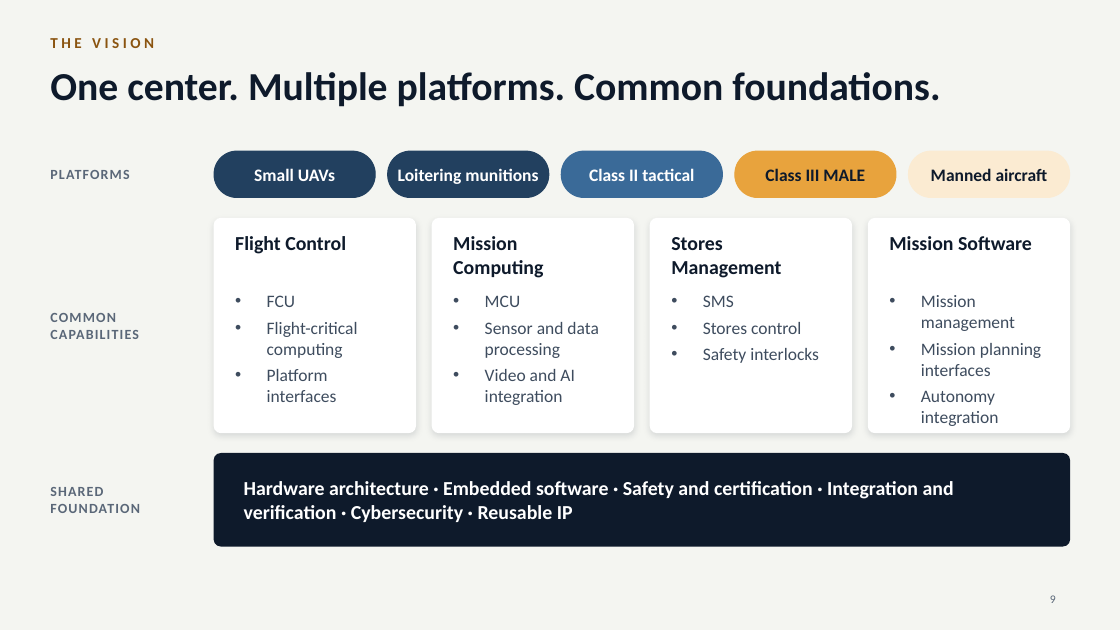
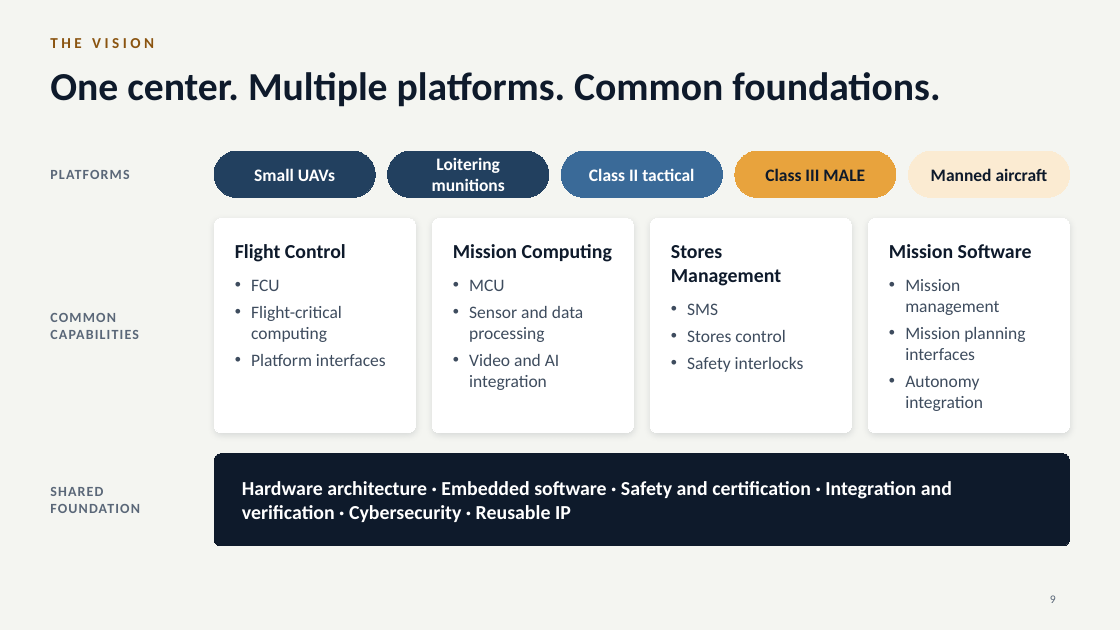
Before and after one commit to mmasabi/AIRepo, a slide deck: slide 9 of Avionics_CoE_Presentation.pptx. Drawn at 1120x630 pixels with LibreOffice and Linux fonts; fonts in the diff are those of the drawing. Boxes give left, top, right and bottom in pixels: in the first picture for what was removed or moved away, otherwise in the second. Text is boxed around its words. In the diff, an @@ line names an element or a change of style, - is before the commit and + after.

```diff
--- a/Avionics_CoE_Presentation.pptx
+++ b/Avionics_CoE_Presentation.pptx
@@ rounded rectangle "Loitering munitions": place and size @@
-rounded rectangle "Loitering munitions" at (398, 168, 538, 184)
+rounded rectangle "Loitering munitions" at (388, 151, 549, 197)
@@ rounded rectangle "Loitering munitions" at (388, 151, 549, 197): fill none to #22405F; outline none to #22405F 0.75 pt @@
@@ rounded rectangle removed at (388, 151, 549, 197) @@
@@ rounded rectangle "Flight Control": place and size @@
-rounded rectangle "Flight Control" at (267, 295, 358, 402)
+rounded rectangle "Flight Control" at (214, 218, 416, 433)
@@ rounded rectangle removed at (214, 218, 416, 433) @@
@@ text removed at (235, 236, 346, 254) @@
-Flight Control
@@ rounded rectangle "Mission Computing": place and size @@
-rounded rectangle "Mission Computing" at (485, 295, 598, 405)
+rounded rectangle "Mission Computing" at (433, 218, 634, 433)
@@ rounded rectangle removed at (433, 218, 634, 433) @@
@@ text removed at (453, 236, 543, 278) @@
-Mission Computing
@@ fill none to #FFFFFF; outline none to #FFFFFF 0.75 pt; shadow on in 4 elements at (433, 218, 634, 433), (869, 218, 1070, 433), (214, 218, 416, 433), (650, 218, 852, 433) @@
@@ rounded rectangle "Stores Management": place and size @@
-rounded rectangle "Stores Management" at (703, 295, 819, 363)
+rounded rectangle "Stores Management" at (650, 218, 852, 433)
@@ rounded rectangle removed at (650, 218, 852, 433) @@
@@ text removed at (671, 237, 781, 278) @@
-Stores Management
@@ rounded rectangle "Mission Software": place and size @@
-rounded rectangle "Mission Software" at (921, 295, 1041, 426)
+rounded rectangle "Mission Software" at (869, 218, 1070, 433)
@@ rounded rectangle removed at (869, 218, 1070, 433) @@
@@ text removed at (889, 236, 1032, 250) @@
-Mission Software
@@ text in rounded rectangle at (235, 244, 346, 262): paragraph added @@
+Flight Control
@@ text in rounded rectangle at (453, 244, 612, 262): paragraph added @@
+Mission Computing
@@ text in rounded rectangle at (671, 245, 781, 286): paragraph added @@
+Stores Management
@@ text in rounded rectangle at (889, 244, 1032, 258): paragraph added @@
+Mission Software
@@ text in rounded rectangle at (251, 279, 386, 366): indent changed @@
@@ text in rounded rectangle at (469, 279, 583, 390): indent changed @@
@@ text in rounded rectangle at (905, 279, 1025, 411): indent changed @@
@@ text in rounded rectangle at (687, 303, 804, 372): indent changed @@
@@ rounded rectangle "Hardware architecture · Embedded software ...": place and size @@
-rounded rectangle "Hardware architecture · Embedded software ..." at (244, 481, 954, 522)
+rounded rectangle "Hardware architecture · Embedded software ..." at (214, 454, 1070, 546)
@@ rounded rectangle "Hardware architecture · Embedded software ..." at (214, 454, 1070, 546): fill none to #0E1A2B; outline none to #0E1A2B 0.75 pt @@
@@ rounded rectangle removed at (214, 454, 1070, 546) @@
```
Also in this commit, not shown: 11 other slides changed.
